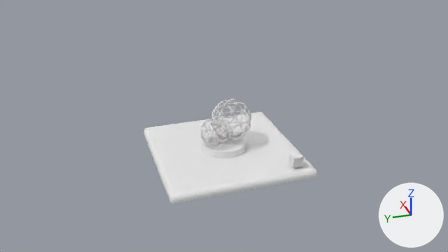
One commit to the Blender file meshes/vignette.blend: the scene before it, then after it.
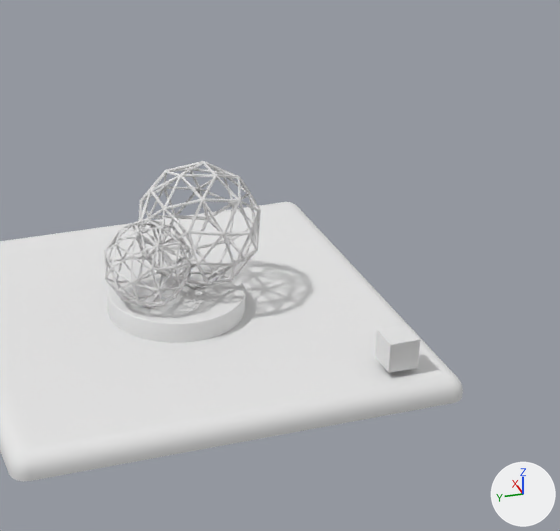
Old and new are each drawn from the file's camera 'Camera' and again close up on the part from 37% to 78% of the width and 18% to 87% of the height. The axes (+X, +Y, +Z) are drawn at lower right. The lights are the same throughout.
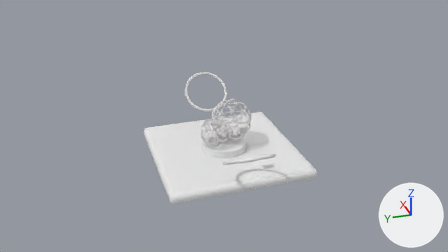
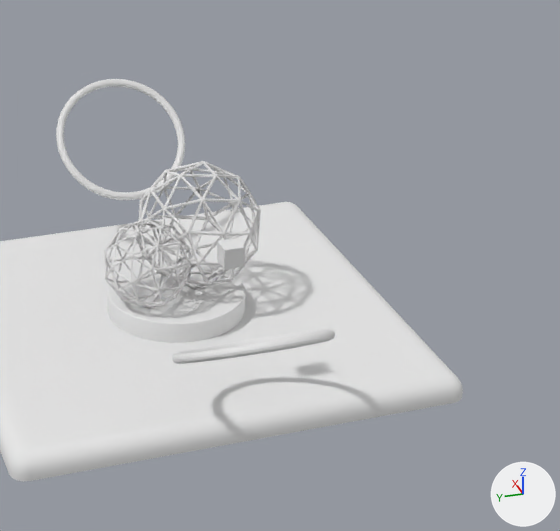
Where the change shows, as pixel boxes [x1, y1, x2, y2] in the close-ups (560 x 531 px):
'Torus.001', added: after [56, 79, 185, 200]
'Cube', mesh rescaled, moved (37% narrower, 33% shorter): before [375, 325, 420, 373]; after [217, 238, 245, 270]
'Torus', added: after [172, 330, 335, 364]

What the commit changed:
me_cube has 8 vertices, 6 faces and spans x -0.346..0.346, y 3.075..3.766, z -0.346..0.346.
me_cube is used by ob_cube; location (-4.06, -7.12, 0.51).
me_cube part 1: the whole mesh is scaled about its middle by 0.642, then moved by (0.0, -3.421, -0.605).
Mesh me_torus is new.
It is a torus around z (ring radius 1.55, tube radius 0.1) spanning x -1.65..1.65, y -1.65..1.65, z -0.1..0.1.
Mesh me_torus_001 is new.
It is a torus around z (ring radius 1.55, tube radius 0.1) spanning x -1.65..1.65, y -1.65..1.65, z -0.1..0.1.
Object 'Cube' (ob_cube) moves from (-4.06, -7.12, 0.51) to (-3.63, 0.0, 3.77).
Object 'Torus' (ob_torus) is new; it shows me_torus.
Its location is (-5.0, 0.0, 1.75).
Its rotation in degrees is (0, 30, 0).
Object 'Torus.001' (ob_torus_001) is new; it shows me_torus_001.
Its location is (4.5, 0.0, 2.5).
Its rotation in degrees is (0, -45, 0).
